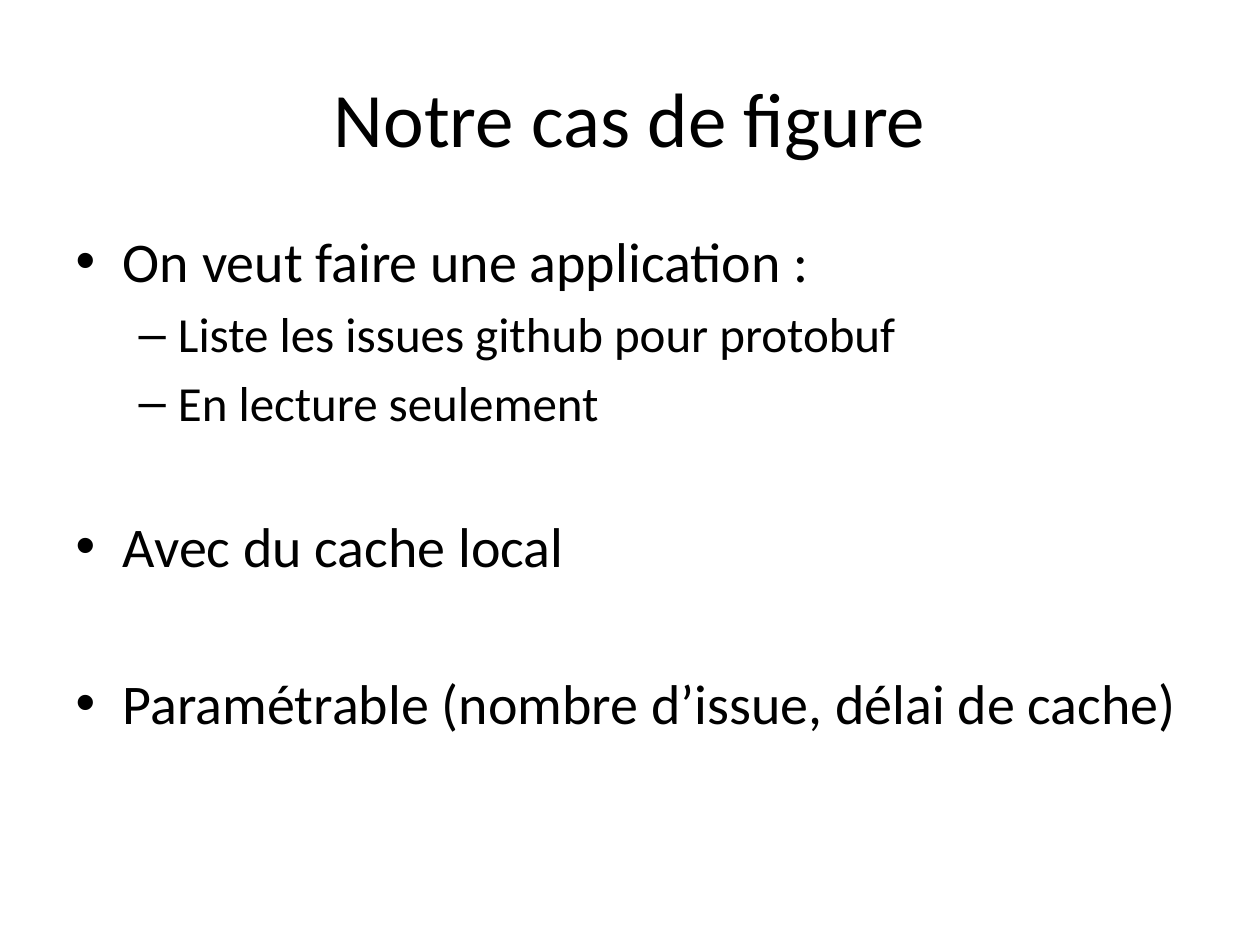
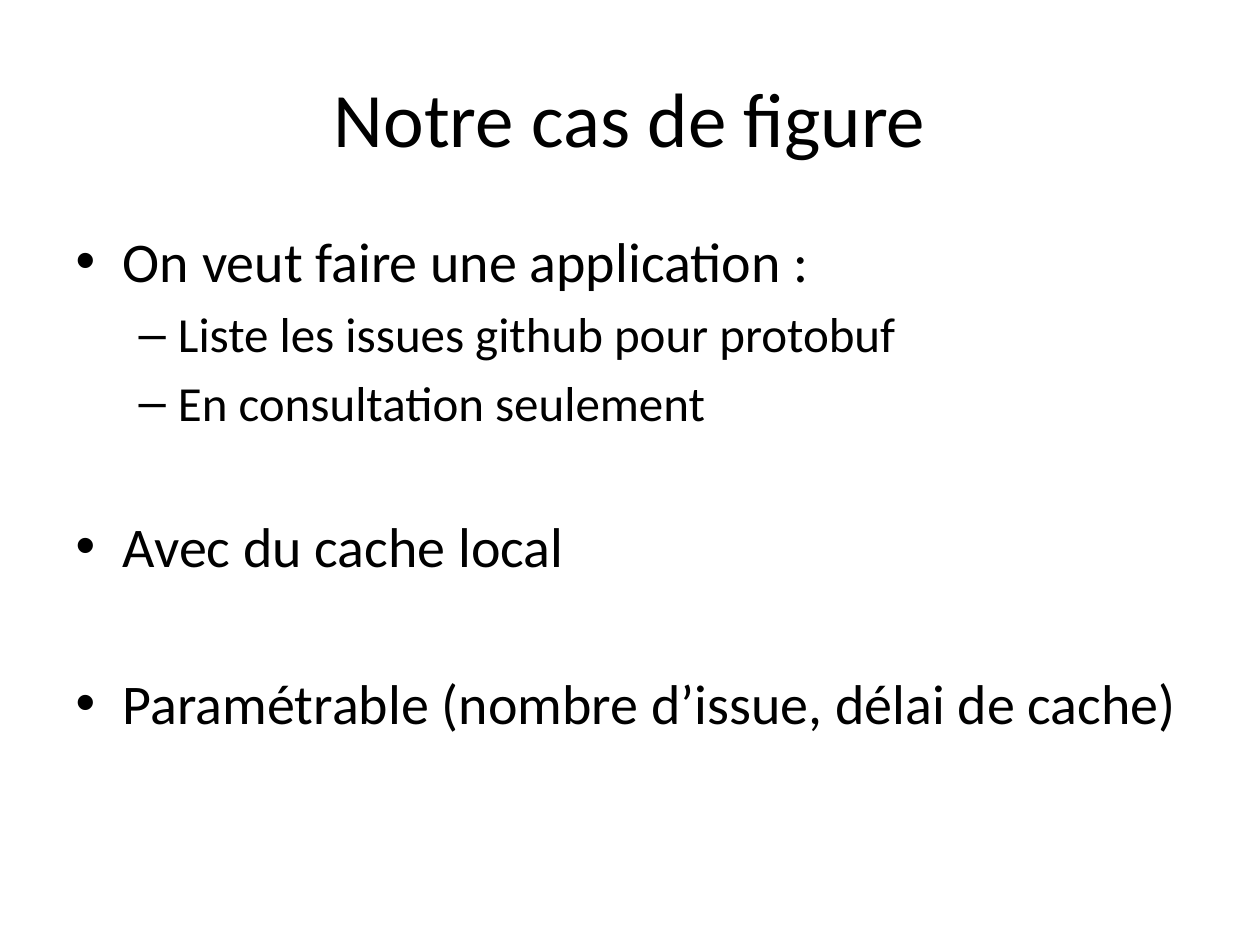
Before and after one commit to TheCopycat/protobuf-powered-android, a slide deck: slide 15 of protobuf-powered.pptx (slide 14 before the commit). Drawn at 1260x945 pixels with LibreOffice and Linux fonts; fonts in the diff are those of the drawing. Boxes give left, top, right and bottom in pixels: in the first picture for what was removed or moved away, otherwise in the second. Text is boxed around its words. In the diff, an @@ line names an element or a change of style, - is before the commit and + after.

```diff
--- a/protobuf-powered.pptx
+++ b/protobuf-powered.pptx
@@ text at [178,387,705,422]: text changed @@
-  – En lecture seulement
+  – En consultation seulement
```
Also in this commit, not shown: 4 other slides changed, 14 slides added.
